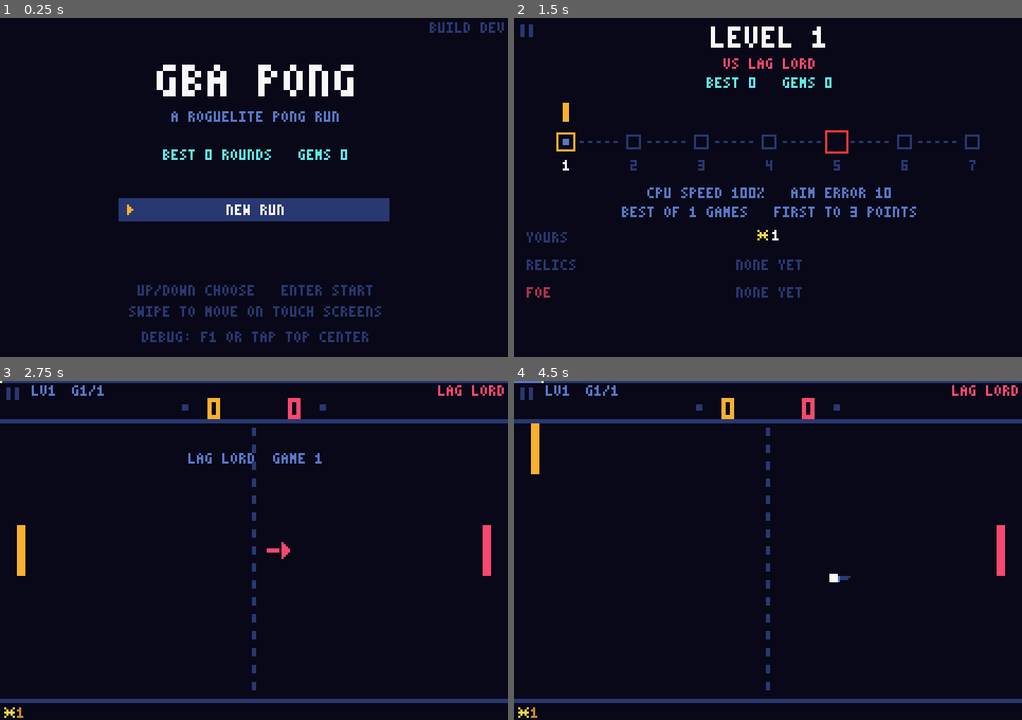
Above: before the commit, frames 1-4 (two rows, left to right).
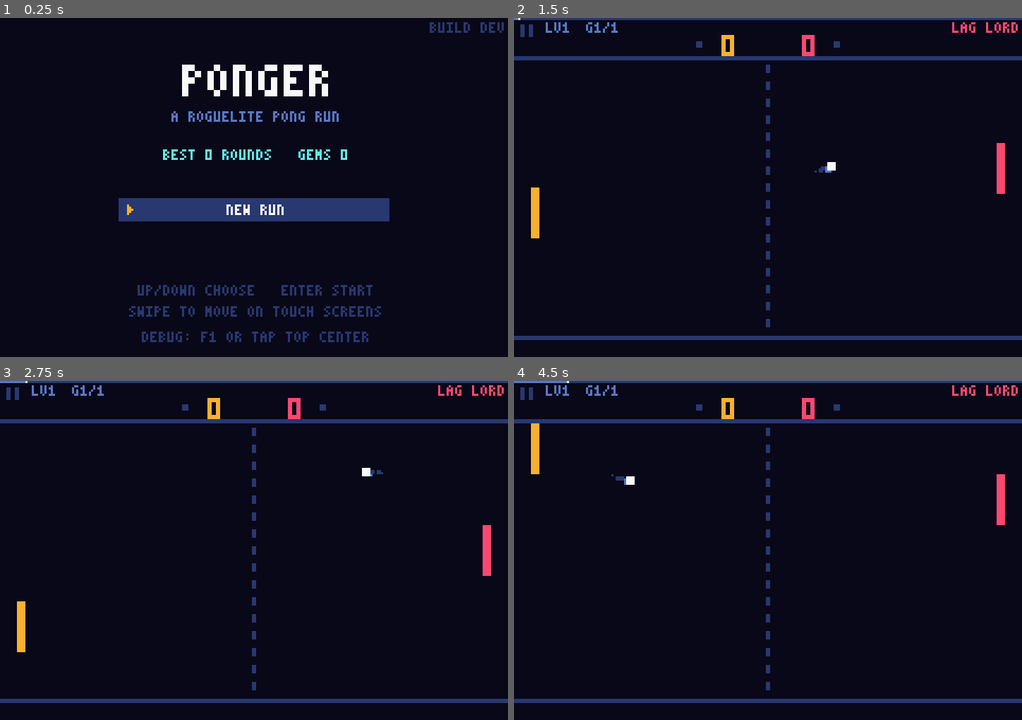
Above: after the commit, the same moments.

Repository: goodandbadvibes/gba-pong
Game: Godot game, scene res://scenes/main.tscn
Same seed, same stepped clock (60 frames per second), same inputs: the game is played once before the commit and once after it.
Inputs (mouse positions are in pixels of both pictures, inside the frame that each line leads up to):
- Up to frame 1 (0.25 s): no input
- Up to frame 2 (1.5 s): tap Enter (ui_accept) at 0.5, 0.6, 0.77, 1.07 s; move the mouse to (879, 170) at 0.52 s; hold Right (ui_right) 0.53-1.25 s; click (879, 170) at 0.67 s; drag from (666, 204) to (742, 255) at 1.27 s
- Up to frame 3 (2.75 s): move the mouse to (304, 475) at 2.02 s; hold Right (ui_right) from 2.03 s (still down); tap Keypad Enter at 2.1 s; tap Enter (ui_accept) at 2.3 s
- Up to frame 4 (4.5 s): release Right (ui_right) at 2.75 s; drag from (742, 618) to (615, 499) at 2.77 s; move the mouse to (920, 601) at 3.52 s; hold Left (ui_left) 3.53-4.25 s; tap Enter (ui_accept) at 3.6, 3.77, 4.07 s; drag from (615, 499) to (691, 465) at 4.27 s

The runs differ from the first frame. In frame 1, 1.2% of the frame differs, in the area x 30-70%, y 13-24%; in frame 2, 8.2%, in the area x 0-100%, y 0-95%; in frame 3, 1.0%; in frame 4, 0.7%.

Commit message:
Rename to Ponger; start runs in the first match; one-time revive
The game is now called Ponger (title screen, page title, README). The
repo and its web address stay the same. Desktop builds copy their saves
from the old "GBA Pong" folder once; web saves don't depend on the name.

New runs skip the starting upgrade pick and the map: NEW RUN goes
straight into level 1, and the map first appears after that match.
The first round lost in a run revives the player with an upgrade pick
("REVIVED! ONE MORE TRY"), then replays the same level against the same
opponent; it happens once per run and is saved with suspended runs.
Second Wind still covers a later loss.

71 tests.

Co-Authored-By: Claude Opus 5.5 <noreply@anthropic.com>

Diff:
--- a/project.godot
+++ b/project.godot
@@ -10,7 +10,7 @@
 
 [application]
 
-config/name="GBA Pong"
+config/name="Ponger"
 run/main_scene="res://scenes/main.tscn"
 config/features=PackedStringArray("4.7", "GL Compatibility")
 
--- a/scenes/main.gd
+++ b/scenes/main.gd
@@ -135,8 +135,8 @@
 var map_anim: float = 0.0
 var offers: Array[String] = []
 var offer_index: int = 0
-## True for the free upgrade picked at the start of a run.
-var starting_pick: bool = false
+## True while picking the upgrade that comes with the one-time revive; the level restarts after.
+var revive_pick: bool = false
 var shop_offers: Array[String] = []
 var shop_index: int = 0
 var title_index: int = 0
@@ -176,6 +176,7 @@
 func _ready() -> void:
 	rng.randomize()
 	if persist_tuning:
+		_migrate_old_saves()
 		tuning.load_saved()
 		run.load_saved()
 	sfx["paddle"] = _make_blip(880.0, 0.05)
@@ -193,6 +194,16 @@
 	music = Music.new()
 	music.tuning = tuning
 	add_child(music)
+
+
+## The game was called "GBA Pong"; desktop builds keep saves in a folder named after the game,
+## so copy them from the old folder the first time. (The web build's save path has no name in it.)
+func _migrate_old_saves() -> void:
+	var old_dir: String = OS.get_user_data_dir().get_base_dir().path_join("GBA Pong")
+	for file in ["save.cfg", "tuning.cfg"]:
+		var old_path: String = old_dir.path_join(file)
+		if not FileAccess.file_exists("user://" + file) and FileAccess.file_exists(old_path):
+			DirAccess.copy_absolute(old_path, OS.get_user_data_dir().path_join(file))
 
 
 func _process(delta: float) -> void:
@@ -559,15 +570,12 @@
 
 # ---------------------------------------------------------------- run flow
 
-## A new run opens with a free upgrade pick, then the map.
+## A new run goes straight into the first match; the map appears after it.
 func start_run() -> void:
 	run.start()
 	run.foe = Foes.roll(rng, is_boss())
-	offers = Upgrades.offers(rng, run.stacks)
-	offer_index = 0
-	starting_pick = true
-	state = State.UPGRADE
-	screen_lock = SCREEN_LOCK
+	revive_pick = false
+	start_round()
 	_play("menu")
 
 
@@ -725,10 +733,22 @@
 		run.foe = Foes.roll(rng, is_boss(), run.foe)
 		offers = Upgrades.offers(rng, run.stacks)
 		offer_index = 0
-		starting_pick = false
+		revive_pick = false
 		if offers.is_empty():
 			_enter_map(true)
 		else:
+			state = State.UPGRADE
+	elif not run.revive_used:
+		# The first lost round of a run: revive, pick an upgrade, then replay the same level.
+		run.revive_used = true
+		run.streak = 0
+		run.save()
+		offers = Upgrades.offers(rng, run.stacks)
+		offer_index = 0
+		if offers.is_empty():
+			start_round()
+		else:
+			revive_pick = true
 			state = State.UPGRADE
 	elif run.has_relic("second") and not run.second_wind_used:
 		# SECOND WIND: the run survives one lost round; replay the same level.
@@ -747,8 +767,11 @@
 		return
 	run.add(offers[index])
 	_play("power")
-	_enter_map(not starting_pick)
-	starting_pick = false
+	if revive_pick:
+		revive_pick = false
+		start_round()
+	else:
+		_enter_map(true)
 
 
 func _enter_map(advanced: bool) -> void:
--- a/scripts/run.gd
+++ b/scripts/run.gd
@@ -29,6 +29,8 @@
 ## Games won in a row (MOMENTUM relic).
 var streak: int = 0
 var second_wind_used: bool = false
+## The free revive after the first lost round of a run.
+var revive_used: bool = false
 var shop_pending: bool = false
 
 var best_cleared: int = 0
@@ -49,6 +51,7 @@
 	games.assign([0, 0])
 	streak = 0
 	second_wind_used = false
+	revive_used = false
 	shop_pending = false
 	suspended = {}
 	save()
@@ -129,7 +132,7 @@
 func to_dict() -> Dictionary:
 	return {"level": level, "cleared": cleared, "bosses": bosses, "shards": shards, "tithe": tithe,
 		"stacks": stacks.duplicate(), "cpu_stacks": cpu_stacks.duplicate(), "relics": relics.duplicate(), "streak": streak,
-		"second_wind_used": second_wind_used, "shop_pending": shop_pending, "foe": foe.duplicate()}
+		"second_wind_used": second_wind_used, "revive_used": revive_used, "shop_pending": shop_pending, "foe": foe.duplicate()}
 
 
 func from_dict(d: Dictionary) -> void:
@@ -144,6 +147,7 @@
 	relics.assign(d.get("relics", []))
 	streak = int(d.get("streak", 0))
 	second_wind_used = bool(d.get("second_wind_used", false))
+	revive_used = bool(d.get("revive_used", false))
 	shop_pending = bool(d.get("shop_pending", false))
 	games.assign([0, 0])
 
--- a/scripts/screens.gd
+++ b/scripts/screens.gd
@@ -31,7 +31,7 @@
 # ---------------------------------------------------------------- title
 
 static func draw_title(g: Node2D) -> void:
-	PixelFont.draw(g, "GBA PONG", W / 2, 22, 3, Palette.WHITE, CENTER)
+	PixelFont.draw(g, "PONGER", W / 2, 22, 3, Palette.WHITE, CENTER)
 	PixelFont.draw(g, "A ROGUELITE PONG RUN", W / 2, 44, 1, Palette.MID, CENTER)
 	PixelFont.draw(g, "BEST %d ROUNDS   GEMS %d" % [g.run.best_cleared, g.run.gems], W / 2, 62, 1, Palette.GEM, CENTER)
 	var items: Array = g.title_items()
@@ -118,8 +118,8 @@
 # ---------------------------------------------------------------- upgrade and shop cards
 
 static func draw_upgrade(g: Node2D) -> void:
-	PixelFont.draw(g, "NEW RUN" if g.starting_pick else "ROUND CLEAR!", W / 2, 2, 2, Palette.PLAYER, CENTER)
-	PixelFont.draw(g, "CHOOSE A STARTING UPGRADE" if g.starting_pick else "CHOOSE AN UPGRADE", W / 2, 17, 1, Palette.MID, CENTER)
+	PixelFont.draw(g, "REVIVED!" if g.revive_pick else "ROUND CLEAR!", W / 2, 2, 2, Palette.GEM if g.revive_pick else Palette.PLAYER, CENTER)
+	PixelFont.draw(g, "ONE MORE TRY: CHOOSE AN UPGRADE" if g.revive_pick else "CHOOSE AN UPGRADE", W / 2, 17, 1, Palette.MID, CENTER)
 	var count: int = g.offers.size()
 	for i in count:
 		var id: String = g.offers[i]
--- a/test/test_rules.gd
+++ b/test/test_rules.gd
@@ -52,7 +52,8 @@
 	_test_suspend_and_continue()
 	_test_main_menu_ends_run()
 	# Run start, CPU upgrades, poison, booster, power-up ramp
-	_test_run_starts_with_upgrade_pick()
+	_test_run_starts_in_first_match()
+	_test_first_loss_revives_with_upgrade()
 	_test_cpu_gains_upgrades_per_level()
 	_test_cpu_flame_burns_player()
 	_test_venom_builds_poison_and_triggers()
@@ -113,6 +114,8 @@
 	var game := _new_game()
 	game.start_run()
 	game.start_round()
+	# Most rule tests want a lost round to end the run; the revive has its own test.
+	game.run.revive_used = true
 	return game
 
 
@@ -488,15 +491,7 @@
 func _test_tap_flow_title_map_round() -> void:
 	var game := _new_game()
 	_touch(game, Vector2(120.0, 90.0), true)
-	_expect(game.state == game.State.UPGRADE and game.starting_pick, "tapping NEW RUN should open the starting upgrade pick")
-	game.screen_lock = 0.0
-	var Screens: GDScript = load("res://scripts/screens.gd")
-	var first: Vector2 = Screens.card_rect(0, game.offers.size()).get_center()
-	_touch(game, first, true)
-	_expect(game.state == game.State.MAP and game.map_anim == 0.0, "taking the starting upgrade should open the map")
-	game.screen_lock = 0.0
-	_touch(game, Vector2(60.0, 100.0), true)
-	_expect(game.state == game.State.SERVE, "a tap on the map should start the round")
+	_expect(game.state == game.State.SERVE and game.run.level == 1, "tapping NEW RUN should go straight into the first match")
 	game.free()
 
 
@@ -876,14 +871,37 @@
 
 # ---------------------------------------------------------------- run start, CPU upgrades
 
-func _test_run_starts_with_upgrade_pick() -> void:
+func _test_run_starts_in_first_match() -> void:
 	var game := _new_game()
+	game.tuning.set_value("points_per_game", 1.0)
+	game.tuning.set_value("best_of", 1.0)
 	game.start_run()
-	_expect(game.state == game.State.UPGRADE and game.starting_pick and game.offers.size() == 3, "a run should start with a pick of 3 upgrades")
-	var picked: String = game.offers[2]
-	game.pick_upgrade(2)
-	_expect(game.state == game.State.MAP and game.map_anim == 0.0 and game.run.stack(picked) == 1 and not game.starting_pick, "the starting pick should lead to the map at level 1")
+	_expect(game.state == game.State.SERVE and game.run.level == 1 and game.run.stacks.is_empty(), "a run should start in the first match with no upgrade pick")
 	_expect(game.run.cpu_stacks.is_empty(), "the first opponent has no upgrades")
+	_score_point(game, 0)
+	_step(game, 150)
+	_expect(game.state == game.State.UPGRADE and not game.revive_pick, "winning the first match offers an upgrade")
+	game.pick_upgrade(0)
+	_expect(game.state == game.State.MAP and game.run.level == 2, "the map appears only after the first match")
+	game.free()
+
+
+func _test_first_loss_revives_with_upgrade() -> void:
+	var game := _new_game()
+	game.tuning.set_value("points_per_game", 1.0)
+	game.tuning.set_value("best_of", 1.0)
+	game.start_run()
+	var foe: String = game.foe_name()
+	_score_point(game, 1)
+	_step(game, 150)
+	_expect(game.state == game.State.UPGRADE and game.revive_pick and game.run.revive_used, "the first lost round should revive the player with an upgrade pick")
+	var picked: String = game.offers[0]
+	game.pick_upgrade(0)
+	_expect(game.state == game.State.SERVE and game.run.level == 1 and game.foe_name() == foe, "after the pick the same level starts again against the same opponent")
+	_expect(game.run.stack(picked) == 1, "the revive upgrade is kept")
+	_score_point(game, 1)
+	_step(game, 150)
+	_expect(game.state == game.State.RUN_OVER, "the revive happens only once per run")
 	game.free()
 
 
@@ -1075,7 +1093,6 @@
 	game.tuning.set_value("best_of", 1.0)
 	game.tuning.set_value("boss_every", 3.0)
 	game.start_run()
-	game.pick_upgrade(0)
 	var first: Dictionary = game.run.foe.duplicate()
 	_expect(first.has("name") and first.name != "" and game.foe_color() == first.color, "level 1 should have a named opponent with a color")
 	_expect(game.foe_color() != game.Palette.PLAYER, "the opponent never uses the player's orange")
Not shown, changed: README.md
